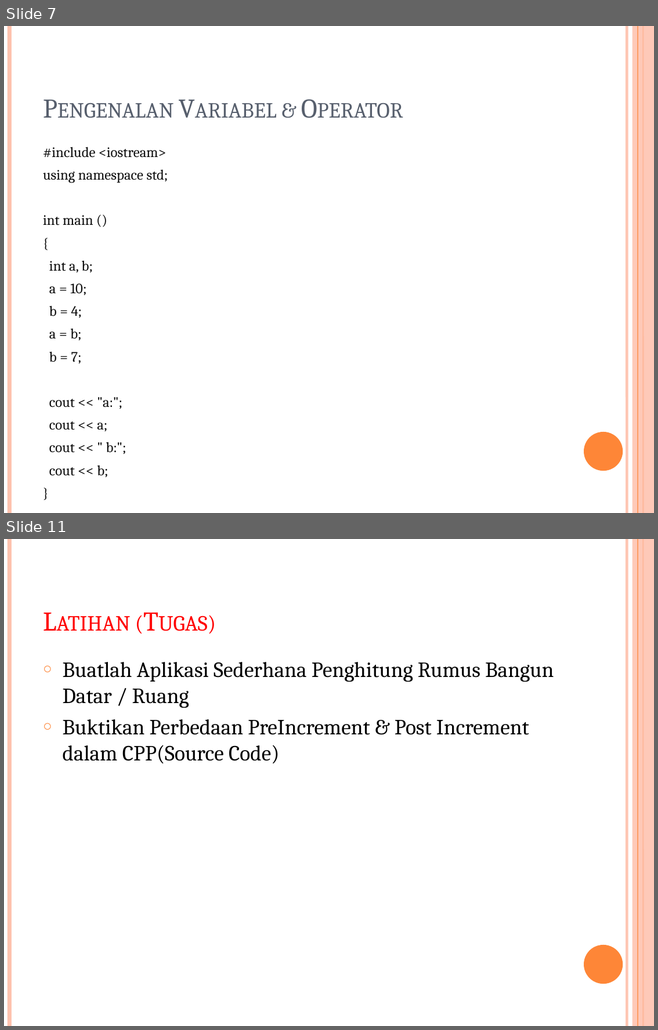
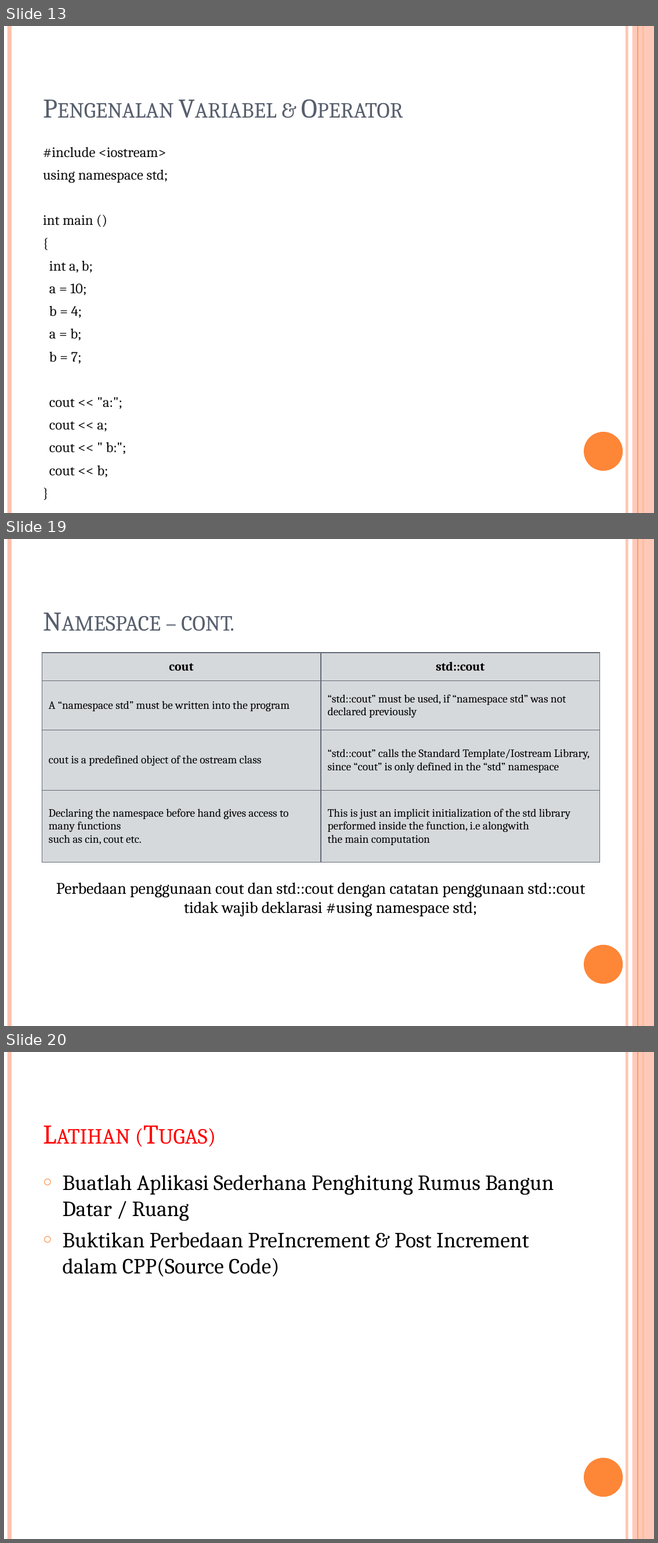
Before and after one commit to tandasanyu/Binus_CPP_2023, a slide deck: Pertemuan1/Pengenalan C++_Pertemuan1_02-09-2023.pptx. Shown one above the other, each under a label of ours: slides 7 and 11 before the commit, slides 13, 19 and 20 after it; the slides between them are not shown. The pictures are 658x1030 and 658x1543 pixels, drawn with LibreOffice and Linux fonts; fonts in the diff are those of the drawing. Boxes give left, top, right and bottom in pixels: in the first picture for what was removed or moved away, otherwise in the second. Text is boxed around its words. In the diff, an @@ line names an element or a change of style, - is before the commit and + after.

```diff
--- a/Pertemuan1/Pengenalan C++_Pertemuan1_02-09-2023.pptx
+++ b/Pertemuan1/Pengenalan C++_Pertemuan1_02-09-2023.pptx
@@ slide 19 added at <box>4,539,654,1026</box>, background #FFFFFF; not listed: 6 template elements that a slide beside it also shows @@
@@ title added at <box>181,616,234,631</box>, 30 pt, text #575F6D, small capitals @@
+Namespace – cont.
@@ table added at <box>42,653,599,864</box>, 4 rows, 2 columns @@
+cout | std::cout
+A “namespace std” must be written into the program | “std::cout” must be used, if “namespace std” was not declared previously
+cout is a predefined object of the ostream class | “std::cout” calls the Standard Template/Iostream Library, since “cout” is only defined in the “std” namespace
+Declaring the namespace before hand gives access to many functions / such as cin, cout etc. | This is just an implicit initialization of the std library performed inside the function, i.e alongwith / the main computation
@@ text added at <box>56,882,585,917</box>, 18 pt, text #000000 @@
+Perbedaan penggunaan cout dan std::cout dengan catatan penggunaan std::cout tidak wajib deklarasi #using namespace std;
@@ what was slide 7 is now slide 13 @@
@@ what was slide 11 is now slide 20 @@
```
Also in this commit, not shown: 9 slides changed, 8 other slides added.
